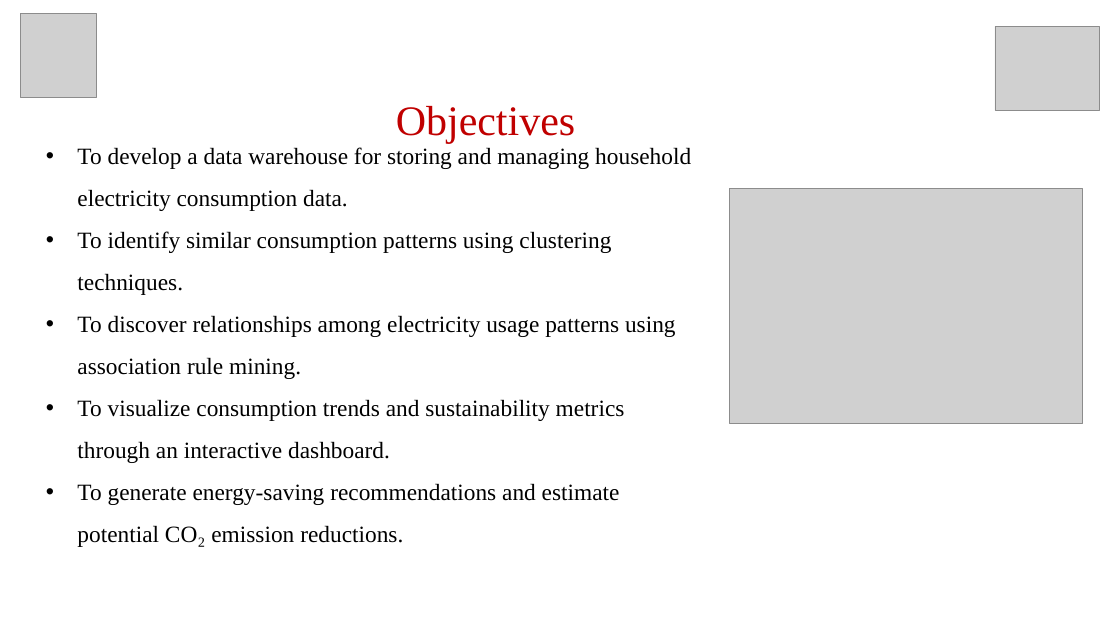
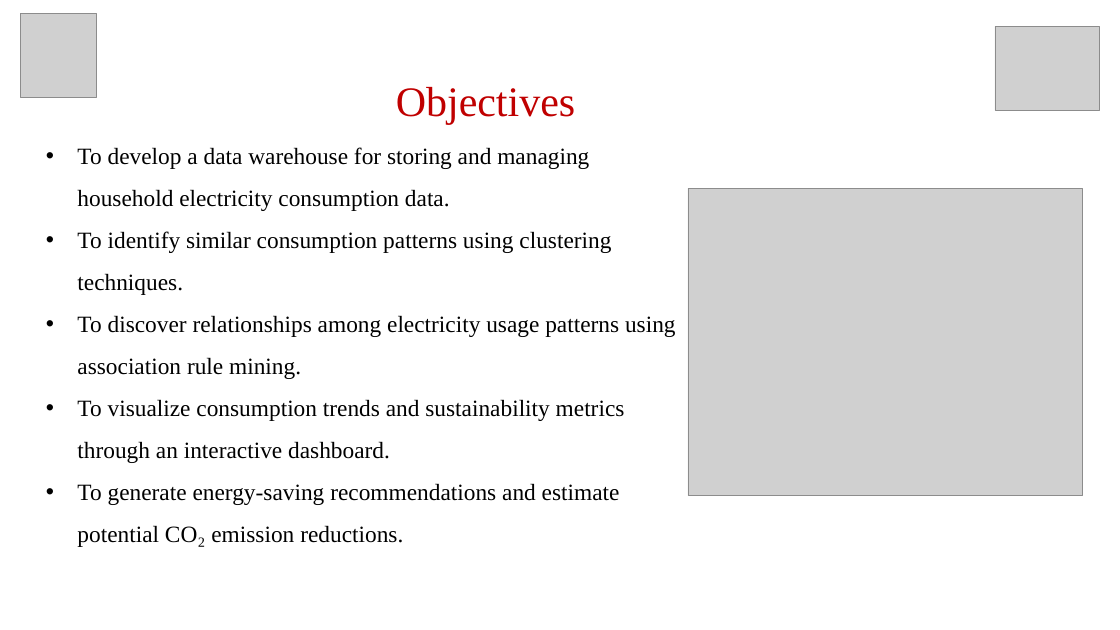
Before and after one commit to TanveerS24/Sustainability-Intelligence, a slide deck: slide 5 of presentation.pptx (slide 4 before the commit). Drawn at 1120x630 pixels with LibreOffice and Linux fonts; fonts in the diff are those of the drawing; grey boxes stand for pictures. Boxes give left, top, right and bottom in pixels: in the first picture for what was removed or moved away, otherwise in the second. Text is boxed around its words. In the diff, an @@ line names an element or a change of style, - is before the commit and + after.

```diff
--- a/presentation.pptx
+++ b/presentation.pptx
@@ text "Objectives": place and size @@
-text "Objectives" at (396, 106, 575, 143)
+text "Objectives" at (396, 87, 575, 124)
@@ text "To develop a data warehouse ..." rewrapped from (77, 147, 691, 547) to (77, 147, 676, 547) @@
@@ picture: place and size @@
-picture at (730, 188, 1083, 423)
+picture at (688, 188, 1083, 496)
```
Also in this commit, not shown: 6 other slides changed, 2 slides added, 2 slides removed, 21 other files.
